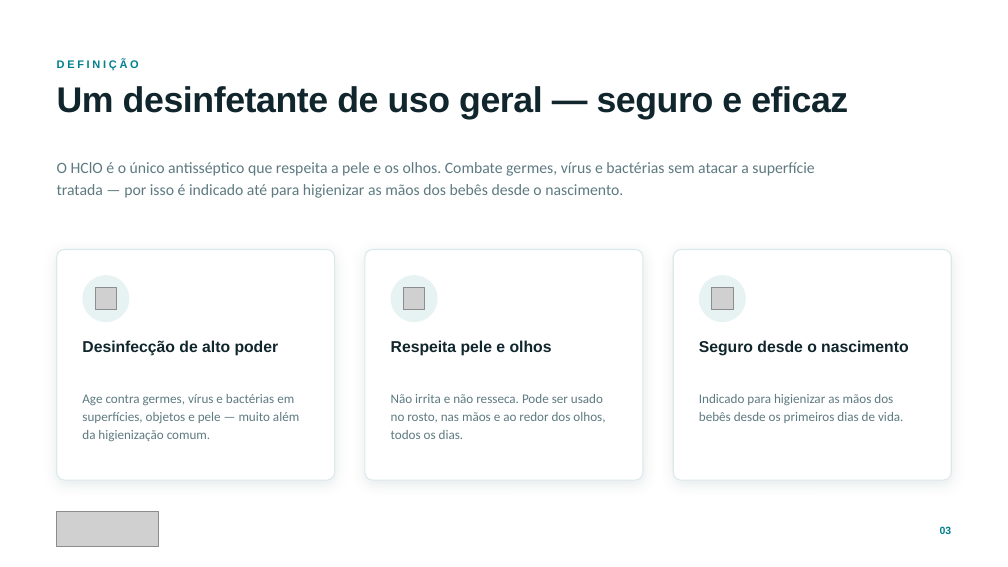
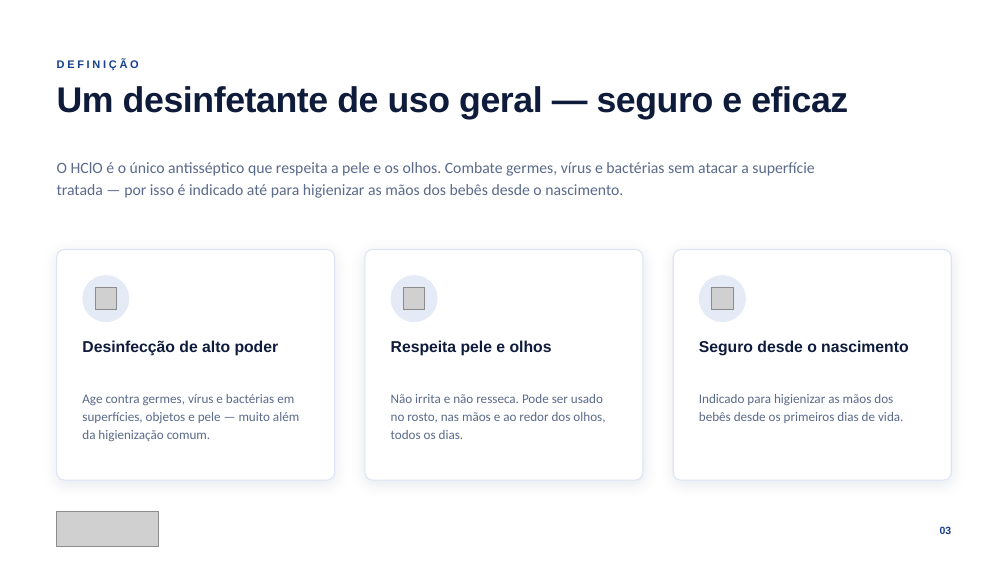
Before and after one commit to eglisbandeira40/Victor, a slide deck: slide 3 of apresentacao/Acido-Hipocloroso-Apresentacao.pptx. Drawn at 1008x567 pixels with LibreOffice and Linux fonts; fonts in the diff are those of the drawing; grey boxes stand for pictures. Boxes give left, top, right and bottom in pixels: in the first picture for what was removed or moved away, otherwise in the second. Text is boxed around its words. In the diff, an @@ line names an element or a change of style, - is before the commit and + after.

```diff
--- a/apresentacao/Acido-Hipocloroso-Apresentacao.pptx
+++ b/apresentacao/Acido-Hipocloroso-Apresentacao.pptx
@@ text "DEFINIÇÃO" at [57,60,139,71]: text colour #028090 to #17418C @@
@@ text "Um desinfetante de uso geral ..." at [57,86,848,120]: text colour #10262C to #0E1B3A @@
@@ outline #DCE9EB 1 pt to #DDE4F3 1 pt; shadow changed in 3 elements at [57,250,335,480], [365,250,644,480], [674,250,952,480] @@
@@ text colour #5E7A81 to #5A6A8A in 4 elements at [57,162,814,198], [82,394,299,441], [391,394,605,439], [699,394,903,423] @@
@@ text "03" at [940,526,952,534]: text colour #028090 to #17418C @@
```
Also in this commit, not shown: 10 other slides changed, 3 other files.
